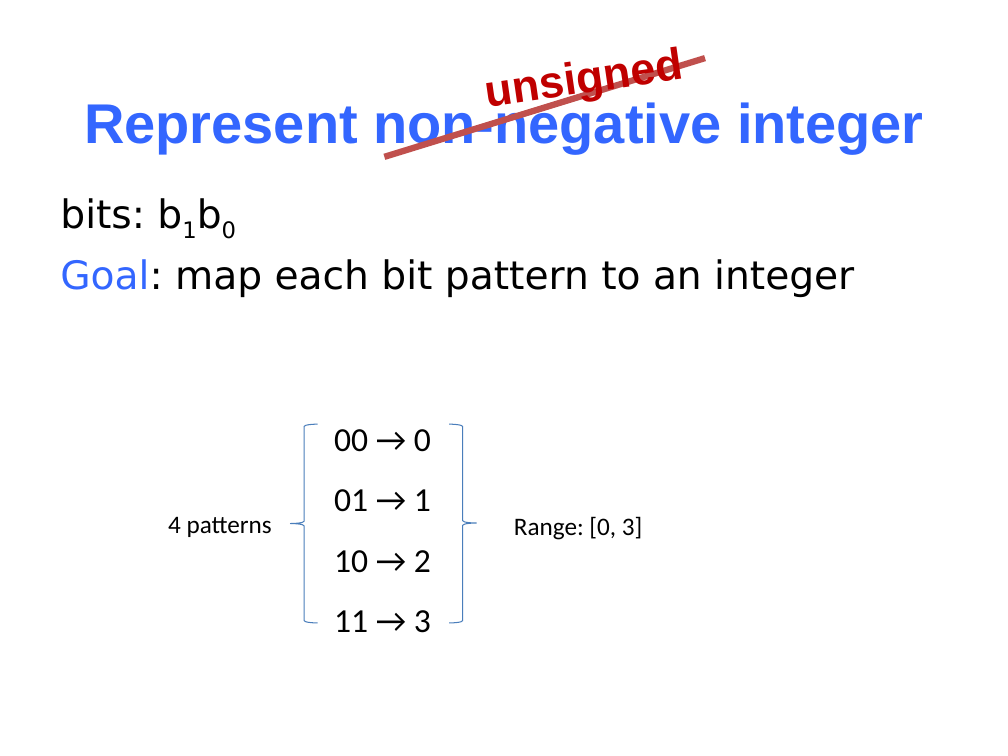
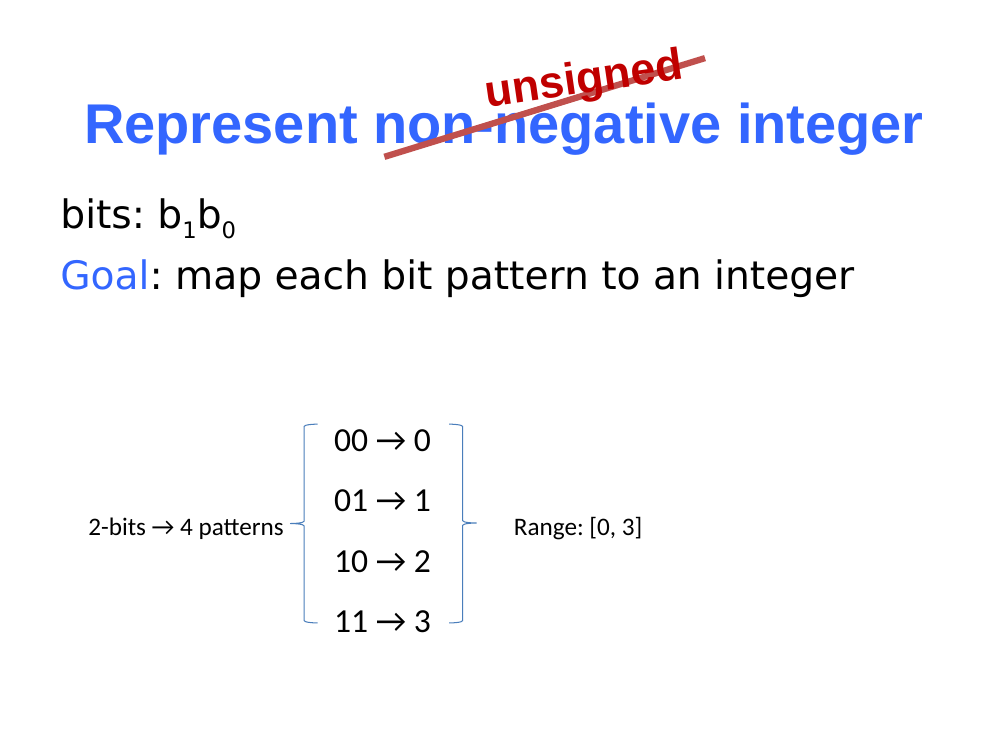
Before and after one commit to NYU-CSO/nyu-cso.github.io, a slide deck: slide 11 of notes/02-bits_bytes_int.pptx. Drawn at 1008x756 pixels with LibreOffice and Linux fonts; fonts in the diff are those of the drawing. Boxes give left, top, right and bottom in pixels: in the first picture for what was removed or moved away, otherwise in the second. Text is boxed around its words. In the diff, an @@ line names an element or a change of style, - is before the commit and + after.

```diff
--- a/notes/02-bits_bytes_int.pptx
+++ b/notes/02-bits_bytes_int.pptx
@@ text at [88, 517, 284, 539]: text changed @@
-4 patterns
+2-bits → 4 patterns
```
Also in this commit, not shown: 6 other slides changed, 1 other file.
